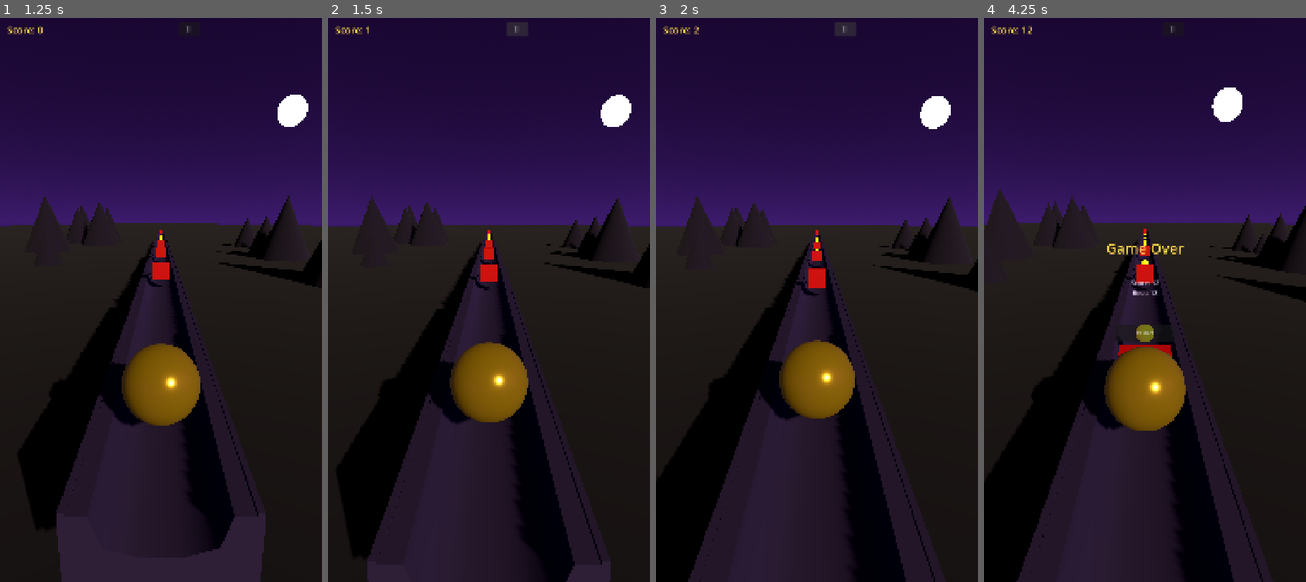
Above: before the commit, frames 1-4 (left to right).
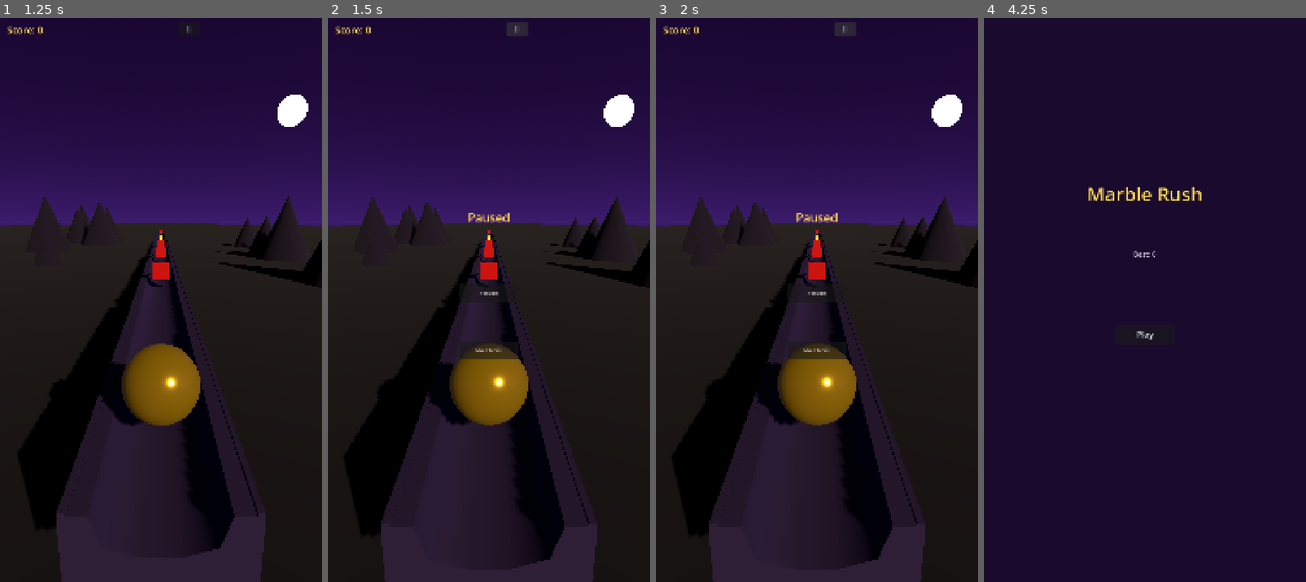
Above: after the commit, the same moments.

Repository: Ebrahassad/marble-rush
Game: Godot game, scene res://scenes/MainMenu.tscn
Same seed, same stepped clock (60 frames per second), same inputs: the game is played once before the commit and once after it.
Inputs (mouse positions are in pixels of both pictures, inside the frame that each line leads up to):
- Up to frame 1 (1.25 s): click "Play" at 0.5 s
- Up to frame 2 (1.5 s): click "II" at 1.25 s
- Up to frame 3 (2 s): no input
- Up to frame 4 (4.25 s): click (1145, 294) at 2 s, where only the run after the commit has a clickable "Resume"; click "II" at 2.75 s; click (1145, 350) at 3.5 s, where only the run after the commit has a clickable "Main Menu"

Frame 1 is identical in both runs. In frame 2, 2.8% of the frame differs, in the area x 2-100%, y 1-100%; in frame 3, 4.5%; in frame 4, 43%, in the area x 0-100%, y 1-100%.

Commit message:
Restore missing pause/resume/menu functions in hud.gd that Main.tscn already references

Diff:
--- a/scripts/hud.gd
+++ b/scripts/hud.gd
@@ -8,6 +8,9 @@
 	ball = get_node(ball_path)
 	GameManager.game_over.connect(_on_game_over)
 	$GameOverPanel.visible = false
+	$PausePanel.visible = false
+	$PausePanel.process_mode = Node.PROCESS_MODE_ALWAYS
+	$PauseButton.process_mode = Node.PROCESS_MODE_ALWAYS
 
 func _process(_delta: float) -> void:
 	if ball and not GameManager.is_game_over:
@@ -23,3 +26,17 @@
 func _on_restart_pressed() -> void:
 	GameManager.reset()
 	get_tree().reload_current_scene()
+
+func _on_pause_pressed() -> void:
+	if GameManager.is_game_over:
+		return
+	get_tree().paused = true
+	$PausePanel.visible = true
+
+func _on_resume_pressed() -> void:
+	get_tree().paused = false
+	$PausePanel.visible = false
+
+func _on_menu_pressed() -> void:
+	get_tree().paused = false
+	get_tree().change_scene_to_file("res://scenes/MainMenu.tscn")
